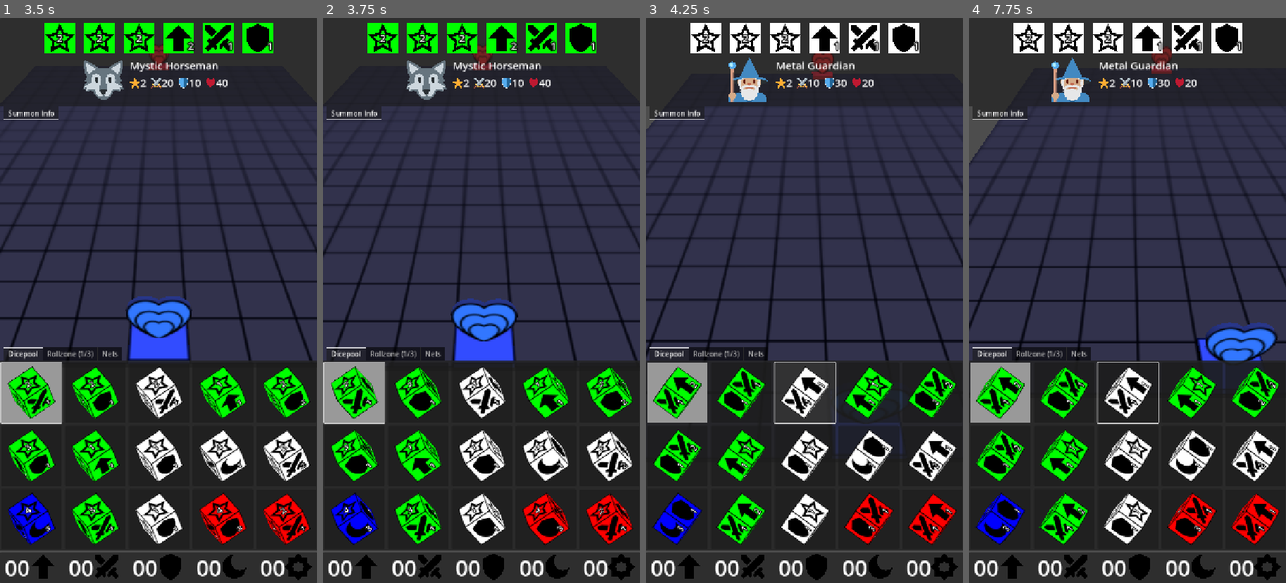
Above: before the commit, frames 1-4 (left to right).
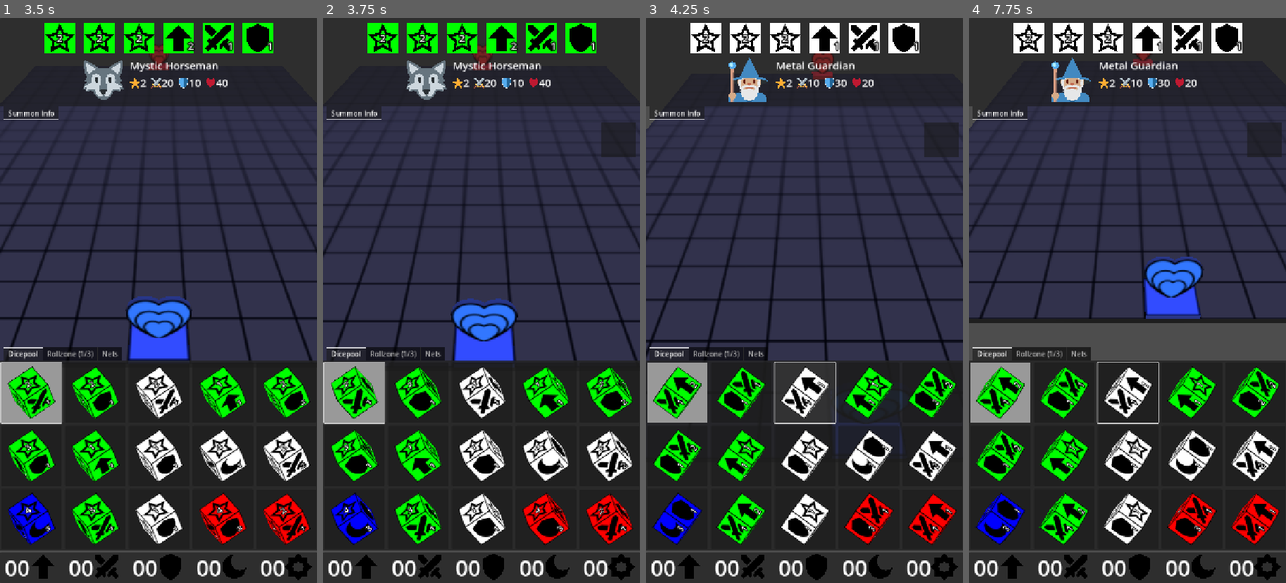
Above: after the commit, the same moments.

Repository: francocurotto/DDMre
Game: Godot game, scene res://scenes/duel.tscn
Same seed, same stepped clock (60 frames per second), same inputs: the game is played once before the commit and once after it.
Inputs (mouse positions are in pixels of both pictures, inside the frame that each line leads up to):
- Up to frame 1 (3.5 s): click (31, 390) at 0.52 s; click (31, 390) at 1.27 s; click (31, 390) at 2.02 s; move the mouse to (228, 272) at 2.77 s; click (228, 272) at 2.92 s
- Up to frame 2 (3.75 s): drag from (418, 328) to (465, 413) at 3.52 s
- Up to frame 3 (4.25 s): no input
- Up to frame 4 (7.75 s): click (1263, 136) at 4.27 s; move the mouse to (1159, 176) at 5.02 s; click (1159, 176) at 5.17 s; drag from (1111, 413) to (1032, 215) at 5.77 s; move the mouse to (1222, 385) at 6.52 s; click (1222, 385) at 6.67 s; drag from (1032, 215) to (1079, 159) at 7.27 s

Frame 1 is identical in both runs. In frame 2, 0.5% of the frame differs, in the area x 87-99%, y 18-25%; in frame 3, 0.5%; in frame 4, 14%, in the area x 0-100%, y 5-66%.

Commit message:
start camera reset button

Diff:
--- a/source/scenes/duel.gd
+++ /dev/null
@@ -1,6 +0,0 @@
-extends Node3D
-
-#region builtin functions
-func _ready() -> void:
-	Globals.duel_camera = $DuelCamera
-#endregion
--- a/source/scenes/duel.tscn
+++ b/source/scenes/duel.tscn
@@ -1,12 +1,10 @@
-[gd_scene load_steps=5 format=3 uid="uid://cxmgqmkxvls2s"]
+[gd_scene load_steps=4 format=3 uid="uid://cxmgqmkxvls2s"]
 
-[ext_resource type="Script" uid="uid://b3btppwiqa738" path="res://scenes/duel.gd" id="1_74lek"]
 [ext_resource type="PackedScene" uid="uid://cqc1roopbg664" path="res://scenes/dungeon/dungeon.tscn" id="2_j5jx5"]
 [ext_resource type="PackedScene" uid="uid://f20alyog44y4" path="res://scenes/player_gui/player_gui.tscn" id="3_iyx0m"]
 [ext_resource type="PackedScene" uid="uid://c5hg35ltlxe5h" path="res://scenes/duel_camera/duel_camera.tscn" id="3_mgajk"]
 
 [node name="Duel" type="Node3D"]
-script = ExtResource("1_74lek")
 
 [node name="Dungeon" parent="." instance=ExtResource("2_j5jx5")]
 
--- a/source/scenes/duel_camera/duel_camera.gd
+++ b/source/scenes/duel_camera/duel_camera.gd
@@ -1,8 +1,22 @@
 extends Camera3D
+
+#region signals
+signal camera_moved
+#endregion
 
 #region constants
 const PAN_SPEED = 0.05
 const ZOOM_SPEED = 400
+#endregion
+
+#region private variables
+var init_position
+#endregion
+
+#region builtin functions
+func _ready() -> void:
+	Globals.duel_camera = self
+	init_position = position
 #endregion
 
 #region public functions
@@ -12,10 +26,19 @@
 	var delta_position = -1 * PAN_SPEED * movement * delta
 	var tween = create_tween()
 	tween.tween_property(self, "position", position + delta_position, 0.1)
+	camera_moved.emit()
 
 func zoom(factor):
 	var delta = get_process_delta_time()
 	var delta_position = transform.basis.z * ZOOM_SPEED * factor * delta
 	var tween = create_tween()
 	tween.tween_property(self, "position", position + delta_position, 0.1)
+	camera_moved.emit()
 #endregion
+
+#region signals callback
+func on_camera_reset_pressed():
+	var tween = create_tween()
+	tween.set_trans(Tween.TRANS_CUBIC).set_ease(Tween.EASE_OUT)
+	tween.tween_property(self, "position", init_position, 1)
+#endregion
--- a/source/scenes/player_gui/dungeon_gui/dungeon_gui.gd
+++ b/source/scenes/player_gui/dungeon_gui/dungeon_gui.gd
@@ -26,6 +26,7 @@
 	controls.drag_released.connect(on_drag_released)
 	controls.threshold_exceeded.connect(on_threshold_exceeded)
 	controls.pinching.connect(on_pinching)
+	Globals.duel_camera.camera_moved.connect(func(): $CameraReset.visible=true)
 #endregion
 
 #region signals callbacks
@@ -75,6 +76,10 @@
 func on_dimension_finished():
 	dimdice_dragging = false
 	controls.disabled = false
+
+func _on_camera_reset_pressed() -> void:
+	$CameraReset.visible = false
+	Globals.duel_camera.on_camera_reset_pressed()
 #endregion
 
 #region private functions
--- a/source/scenes/player_gui/dungeon_gui/dungeon_gui.tscn
+++ b/source/scenes/player_gui/dungeon_gui/dungeon_gui.tscn
@@ -11,3 +11,12 @@
 
 [node name="TouchControls" parent="." instance=ExtResource("2_dk4qo")]
 layout_mode = 1
+
+[node name="CameraReset" type="Button" parent="."]
+visible = false
+layout_mode = 0
+offset_left = 630.0
+offset_right = 710.0
+offset_bottom = 80.0
+
+[connection signal="pressed" from="CameraReset" to="." method="_on_camera_reset_pressed"]
Not shown, removed: source/scenes/duel.gd.uid
